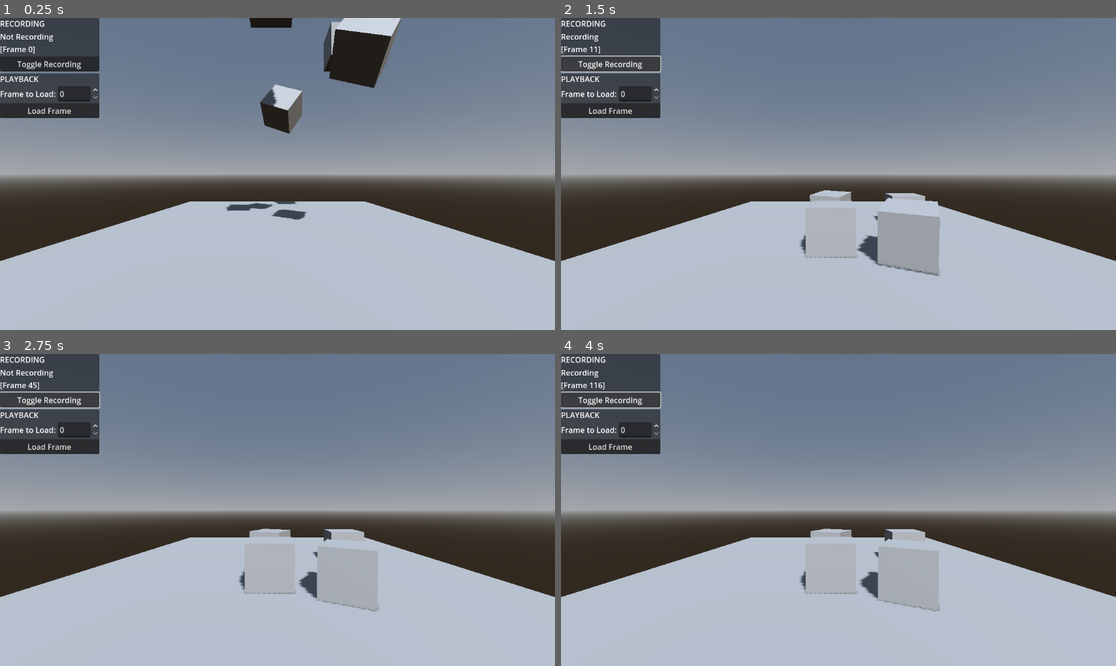
Above: before the commit, frames 1-4 (two rows, left to right).
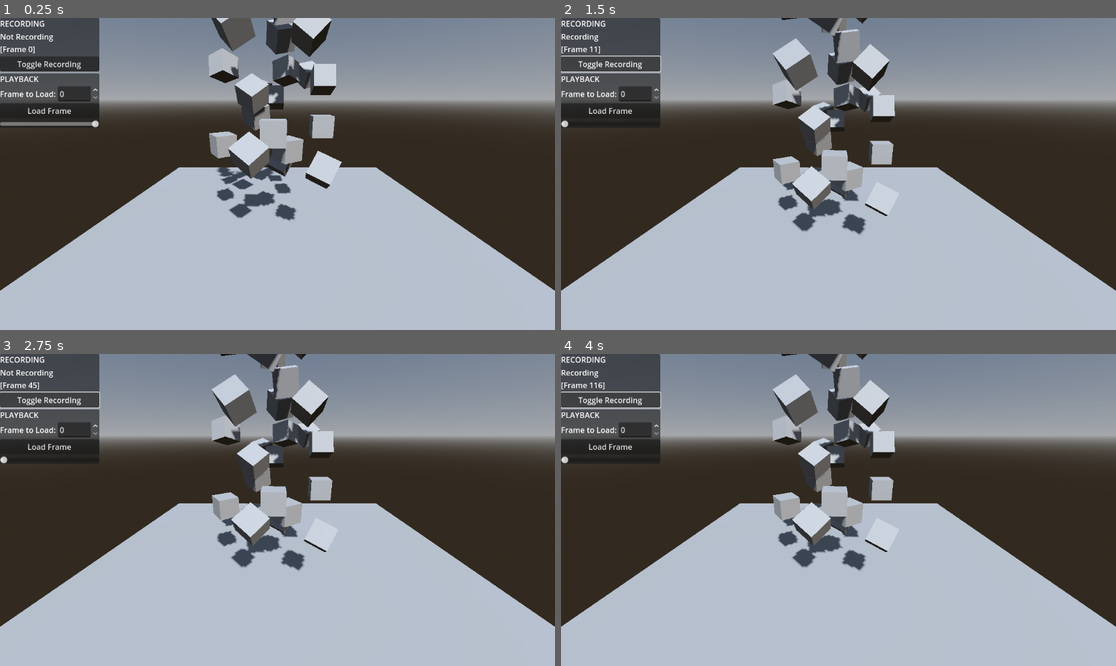
Above: after the commit, the same moments.

Repository: Brettehwarrior/fren-makes-a-movie
Game: Godot game, scene res://scenes/test/trent/state_recording/state_recording.tscn
Same seed, same stepped clock (60 frames per second), same inputs: the game is played once before the commit and once after it.
Inputs:
- Up to frame 1 (0.25 s): no input
- Up to frame 2 (1.5 s): click "Load Frame" at 0.5 s; click "Toggle Recording" at 1.25 s
- Up to frame 3 (2.75 s): click "Toggle Recording" at 2 s
- Up to frame 4 (4 s): click "Toggle Recording" at 2.75 s

The runs differ from the first frame. In frame 1, 48% of the frame differs, in the area x 0-100%, y 0-88%; in frame 2, 48%; in frame 3, 47%; in frame 4, 47%.
Error before the commit: Invalid access to property or key 'list' on a base object of type 'Nil'. (res://scenes/singleton/replay_manager/replay_manager.gd:89)
Error after the commit: Invalid access to property or key 'list' on a base object of type 'Nil'. (res://scenes/singleton/replay_manager/replay_manager.gd:91)

Commit message:
make the whole thing really freaking awesome

Diff:
--- a/scenes/objects/simple/simple_rigid_body.gd
+++ b/scenes/objects/simple/simple_rigid_body.gd
@@ -1,4 +1,12 @@
 extends RigidBody3D
+
+func _ready() -> void:
+	ReplayManager.started_playback.connect(_on_replay_manager_started_playback)
+
+
+func _on_replay_manager_started_playback() -> void:
+	freeze = true
+
 
 func _save_state() -> Dictionary:
 	var state = {}
@@ -8,11 +16,13 @@
 	state.angular_velocity = angular_velocity
 	return state
 
+
 func _load_state(state : Dictionary) -> void:
 	position = state.position
 	rotation = state.rotation
 	linear_velocity = state.linear_velocity
 	angular_velocity = state.angular_velocity
 
+
 func _tick() -> void:
 	pass #print("tick!")
--- a/scenes/singleton/replay_manager/replay_manager.gd
+++ b/scenes/singleton/replay_manager/replay_manager.gd
@@ -2,12 +2,14 @@
 
 signal started_recording
 signal stopped_recording
+signal started_playback
 
 @export var ticks_per_second : float = 60
 @onready var tick_rate : float = 1 / ticks_per_second
 var _time_since_last_tick : float = 0
 
 var _is_recording : bool = false
+var _is_playing_back : bool = false
 var _current_recording_frame : int = 0
 
 
@@ -110,8 +112,19 @@
 	stopped_recording.emit()
 
 
+func start_playback() -> void:
+	if _is_recording:
+		stop_recording()
+	started_playback.emit()
+
+
+func is_playing_back() -> bool:
+	return _is_playing_back
+
+
 func is_recording() -> bool:
 	return _is_recording
 
+
 func get_current_recording_frame() -> int:
 	return _current_recording_frame
--- a/scenes/test/trent/state_recording/state_recording.tscn
+++ b/scenes/test/trent/state_recording/state_recording.tscn
@@ -16,8 +16,12 @@
 
 [node name="StateRecording" type="Node3D"]
 
+[node name="CanvasLayer" type="CanvasLayer" parent="."]
+
+[node name="TestRecordingUI" parent="CanvasLayer" instance=ExtResource("2_kpg22")]
+
 [node name="Camera3D" type="Camera3D" parent="."]
-transform = Transform3D(1, 0, 0, 0, 1, 0, 0, 0, 1, 0, 2.16498, 6.95731)
+transform = Transform3D(1, 0, 0, 0, 0.939016, 0.343873, 0, -0.343873, 0.939016, 0, 7.5262, 10.4295)
 
 [node name="Lighting" type="Node3D" parent="."]
 
@@ -31,25 +35,107 @@
 [node name="Environment" type="Node3D" parent="."]
 
 [node name="Ground" type="StaticBody3D" parent="Environment"]
-transform = Transform3D(10.5994, 0, 0, 0, 1, 0, 0, 0, 10.5994, 0, 0, 0)
+transform = Transform3D(21.6993, 0, 0, 0, 1, 0, 0, 0, 21.6993, 0, 0, 0)
 
 [node name="CSGBox3D" type="CSGBox3D" parent="Environment/Ground"]
 
 [node name="CollisionShape3D" type="CollisionShape3D" parent="Environment/Ground"]
 shape = SubResource("BoxShape3D_hs12w")
 
-[node name="RigidBodyCube" parent="." instance=ExtResource("1_35tti")]
+[node name="Rigidbodies" type="Node3D" parent="."]
+
+[node name="RigidBodyCube" parent="Rigidbodies" instance=ExtResource("1_35tti")]
 transform = Transform3D(1, 0, 0, 0, 1, 0, 0, 0, 1, -0.154459, 6.58582, 2.41161)
 
-[node name="RigidBodyCube2" parent="." instance=ExtResource("1_35tti")]
+[node name="RigidBodyCube2" parent="Rigidbodies" instance=ExtResource("1_35tti")]
 transform = Transform3D(1, 0, 0, 0, 1, 0, 0, 0, 1, 2.1379, 6.58582, 0.262372)
 
-[node name="RigidBodyCube3" parent="." instance=ExtResource("1_35tti")]
+[node name="RigidBodyCube3" parent="Rigidbodies" instance=ExtResource("1_35tti")]
 transform = Transform3D(-0.0969662, 0.483693, -0.86985, 0.538332, 0.760582, 0.362923, 0.837136, -0.433077, -0.334138, 0.168108, 4.65854, 0.0184087)
 
-[node name="RigidBodyCube4" parent="." instance=ExtResource("1_35tti")]
+[node name="RigidBodyCube4" parent="Rigidbodies" instance=ExtResource("1_35tti")]
 transform = Transform3D(-0.0969662, 0.483693, -0.86985, 0.538332, 0.760582, 0.362923, 0.837136, -0.433077, -0.334138, 1.81534, 5.11259, 2.65557)
 
-[node name="CanvasLayer" type="CanvasLayer" parent="."]
+[node name="RigidBodyCube5" parent="Rigidbodies" instance=ExtResource("1_35tti")]
+transform = Transform3D(0.664932, 0.0326034, 0.746192, 0.491066, 0.73368, -0.469646, -0.562778, 0.678712, 0.471837, -0.99915, 5.88987, 3.23608)
 
-[node name="TestRecordingUI" parent="CanvasLayer" instance=ExtResource("2_kpg22")]
+[node name="RigidBodyCube6" parent="Rigidbodies" instance=ExtResource("1_35tti")]
+transform = Transform3D(0.664932, 0.0326034, 0.746192, 0.491066, 0.73368, -0.469646, -0.562778, 0.678712, 0.471837, -1.07862, 8.02495, 0.931899)
+
+[node name="RigidBodyCube7" parent="Rigidbodies" instance=ExtResource("1_35tti")]
+transform = Transform3D(0.577739, 0.0232626, -0.81589, -0.045811, 0.998942, -0.00395744, 0.814935, 0.0396631, 0.578194, -2.63328, 5.75822, 0.61728)
+
+[node name="RigidBodyCube8" parent="Rigidbodies" instance=ExtResource("1_35tti")]
+transform = Transform3D(0.577739, 0.0232626, -0.81589, -0.045811, 0.998942, -0.00395744, 0.814935, 0.0396631, 0.578194, 0.444642, 5.66171, 1.24273)
+
+[node name="RigidBodyCube9" parent="Rigidbodies" instance=ExtResource("1_35tti")]
+transform = Transform3D(1, 0, 0, 0, -0.932261, -0.361787, 0, 0.361787, -0.932261, -0.154459, 7.89616, -2.13152)
+
+[node name="RigidBodyCube10" parent="Rigidbodies" instance=ExtResource("1_35tti")]
+transform = Transform3D(1, 0, 0, 0, -0.932261, -0.361787, 0, 0.361787, -0.932261, 2.1379, 8.67372, -0.127876)
+
+[node name="RigidBodyCube11" parent="Rigidbodies" instance=ExtResource("1_35tti")]
+transform = Transform3D(-0.0969662, 0.483693, -0.86985, -0.804731, -0.552379, -0.217452, -0.585667, 0.678909, 0.442805, 0.168108, 10.5587, -0.597703)
+
+[node name="RigidBodyCube12" parent="Rigidbodies" instance=ExtResource("1_35tti")]
+transform = Transform3D(-0.0969662, 0.483693, -0.86985, -0.804731, -0.552379, -0.217452, -0.585667, 0.678909, 0.442805, 1.81534, 9.18133, -2.89196)
+
+[node name="RigidBodyCube13" parent="Rigidbodies" instance=ExtResource("1_35tti")]
+transform = Transform3D(0.664932, 0.0326033, 0.746192, -0.254196, -0.929531, 0.267128, 0.702317, -0.367301, -0.609787, -0.99915, 8.24668, -3.15193)
+
+[node name="RigidBodyCube14" parent="Rigidbodies" instance=ExtResource("1_35tti")]
+transform = Transform3D(0.664932, 0.0326033, 0.746192, -0.254196, -0.929531, 0.267128, 0.702317, -0.367301, -0.609787, -1.07862, 7.08985, -0.23139)
+
+[node name="RigidBodyCube15" parent="Rigidbodies" instance=ExtResource("1_35tti")]
+transform = Transform3D(0.577739, 0.0232626, -0.81589, -0.252125, -0.945624, -0.205494, -0.776305, 0.324428, -0.540459, -2.63328, 9.31686, -0.758156)
+
+[node name="RigidBodyCube16" parent="Rigidbodies" instance=ExtResource("1_35tti")]
+transform = Transform3D(0.577739, 0.0232626, -0.81589, -0.252125, -0.945624, -0.205494, -0.776305, 0.324428, -0.540459, 0.444642, 9.18055, -1.37616)
+
+[node name="RigidBodyCube17" parent="Rigidbodies" instance=ExtResource("1_35tti")]
+transform = Transform3D(-0.993816, 0, -0.111035, -0.110871, 0.0543576, 0.992347, 0.00603562, 0.998522, -0.0540215, -0.188161, 15.6334, -0.844303)
+
+[node name="RigidBodyCube18" parent="Rigidbodies" instance=ExtResource("1_35tti")]
+transform = Transform3D(-0.993816, 0, -0.111035, -0.110871, 0.0543576, 0.992347, 0.00603562, 0.998522, -0.0540215, -2.22771, 13.2465, -0.714362)
+
+[node name="RigidBodyCube19" parent="Rigidbodies" instance=ExtResource("1_35tti")]
+transform = Transform3D(0.00341492, -0.432615, 0.901572, 0.870742, -0.442047, -0.215412, 0.491728, 0.785773, 0.375187, -0.243004, 13.118, -2.6375)
+
+[node name="RigidBodyCube20" parent="Rigidbodies" instance=ExtResource("1_35tti")]
+transform = Transform3D(0.00341492, -0.432615, 0.901572, 0.870742, -0.442047, -0.215412, 0.491728, 0.785773, 0.375187, -2.17287, 15.577, -2.31664)
+
+[node name="RigidBodyCube21" parent="Rigidbodies" instance=ExtResource("1_35tti")]
+transform = Transform3D(-0.598332, -0.107763, -0.793968, -0.6055, 0.709785, 0.359966, 0.524756, 0.696127, -0.489938, 0.55976, 16.5074, -1.58886)
+
+[node name="RigidBodyCube22" parent="Rigidbodies" instance=ExtResource("1_35tti")]
+transform = Transform3D(-0.598332, -0.107763, -0.793968, -0.6055, 0.709785, 0.359966, 0.524756, 0.696127, -0.489938, 0.894589, 14.3457, 0.667059)
+
+[node name="RigidBodyCube23" parent="Rigidbodies" instance=ExtResource("1_35tti")]
+transform = Transform3D(-0.664653, -0.0275228, 0.746645, 0.742153, 0.0910805, 0.664012, -0.0862803, 0.995463, -0.0401109, 2.47457, 14.0827, -1.5887)
+
+[node name="RigidBodyCube24" parent="Rigidbodies" instance=ExtResource("1_35tti")]
+transform = Transform3D(-0.664653, -0.0275228, 0.746645, 0.742153, 0.0910805, 0.664012, -0.0862803, 0.995463, -0.0401109, -0.653771, 14.3568, -1.70028)
+
+[node name="RigidBodyCube25" parent="Rigidbodies" instance=ExtResource("1_35tti")]
+transform = Transform3D(-0.993816, -0.0401712, 0.103514, -0.110871, 0.308343, -0.944792, 0.00603563, -0.950427, -0.31089, 0.316287, 11.1963, 0.709527)
+
+[node name="RigidBodyCube26" parent="Rigidbodies" instance=ExtResource("1_35tti")]
+transform = Transform3D(-0.993816, -0.0401712, 0.103514, -0.110871, 0.308343, -0.944792, 0.00603563, -0.950427, -0.31089, -2.18438, 12.9727, 1.39154)
+
+[node name="RigidBodyCube27" parent="Rigidbodies" instance=ExtResource("1_35tti")]
+transform = Transform3D(0.161396, -0.556085, 0.815304, -0.614177, 0.59006, 0.524037, -0.772488, -0.585319, -0.246301, -0.174594, 12.8273, 3.28723)
+
+[node name="RigidBodyCube28" parent="Rigidbodies" instance=ExtResource("1_35tti")]
+transform = Transform3D(0.161396, -0.556085, 0.815304, -0.614177, 0.59006, 0.524037, -0.772488, -0.585319, -0.246301, -1.55689, 10.2931, 2.04577)
+
+[node name="RigidBodyCube29" parent="Rigidbodies" instance=ExtResource("1_35tti")]
+transform = Transform3D(-0.738803, 0.0083817, -0.673869, 0.609403, -0.418632, -0.673331, -0.287747, -0.908117, 0.304179, 1.26906, 10.2964, 1.10956)
+
+[node name="RigidBodyCube30" parent="Rigidbodies" instance=ExtResource("1_35tti")]
+transform = Transform3D(-0.738803, 0.0083817, -0.673869, 0.609403, -0.418632, -0.673331, -0.287747, -0.908117, 0.304179, 1.02375, 13.1405, -0.203813)
+
+[node name="RigidBodyCube31" parent="Rigidbodies" instance=ExtResource("1_35tti")]
+transform = Transform3D(-0.487969, -0.0591418, 0.870855, -0.848124, 0.267964, -0.457034, -0.206328, -0.961612, -0.180918, 2.62729, 12.9112, 2.03897)
+
+[node name="RigidBodyCube32" parent="Rigidbodies" instance=ExtResource("1_35tti")]
+transform = Transform3D(-0.487969, -0.0591418, 0.870855, -0.848124, 0.267964, -0.457034, -0.206328, -0.961612, -0.180918, -0.362982, 11.9492, 1.95483)
--- a/scenes/test/trent/state_recording/test_recording_ui.gd
+++ b/scenes/test/trent/state_recording/test_recording_ui.gd
@@ -2,9 +2,11 @@
 
 @export var recording_status_label : Label
 @export var frame_spin_box : SpinBox
+@export var frame_slider : Slider
 
 func _process(_delta: float) -> void:
 	frame_spin_box.max_value = ReplayManager.get_current_recording_frame() - 1
+	frame_slider.max_value = ReplayManager.get_current_recording_frame() - 1
 
 	if ReplayManager.is_recording():
 		recording_status_label.text = "Recording\n[Frame %d]" % ReplayManager.get_current_recording_frame()
@@ -20,4 +22,15 @@
 
 
 func _on_load_frame_button_pressed() -> void:
-	ReplayManager.load_game_state(int(frame_spin_box.value))
+	_load_game_state(int(frame_spin_box.value))
+
+
+func _on_frame_slider_value_changed(value: float) -> void:
+	frame_spin_box.value = value
+	_load_game_state(int(value))
+
+
+func _load_game_state(frame : int) -> void:
+	ReplayManager.load_game_state(frame)
+	if not ReplayManager.is_playing_back():
+		ReplayManager.start_playback()
--- a/scenes/test/trent/state_recording/test_recording_ui.tscn
+++ b/scenes/test/trent/state_recording/test_recording_ui.tscn
@@ -2,7 +2,7 @@
 
 [ext_resource type="Script" uid="uid://br5h7tmns6bjs" path="res://scenes/test/trent/state_recording/test_recording_ui.gd" id="1_5m0rh"]
 
-[node name="TestRecordingUI" type="Control" node_paths=PackedStringArray("recording_status_label", "frame_spin_box")]
+[node name="TestRecordingUI" type="Control" node_paths=PackedStringArray("recording_status_label", "frame_spin_box", "frame_slider")]
 layout_mode = 3
 anchors_preset = 0
 offset_right = 40.0
@@ -10,6 +10,7 @@
 script = ExtResource("1_5m0rh")
 recording_status_label = NodePath("VBoxContainer/PanelContainer/HBoxContainer/RecordingStatusLabel")
 frame_spin_box = NodePath("VBoxContainer/PanelContainer2/HBoxContainer/HBoxContainer/FrameSpinBox")
+frame_slider = NodePath("VBoxContainer/PanelContainer2/HBoxContainer/FrameSlider")
 
 [node name="VBoxContainer" type="VBoxContainer" parent="."]
 offset_right = 40.0
@@ -57,5 +58,9 @@
 layout_mode = 2
 text = "Load Frame"
 
+[node name="FrameSlider" type="HSlider" parent="VBoxContainer/PanelContainer2/HBoxContainer"]
+layout_mode = 2
+
 [connection signal="pressed" from="VBoxContainer/PanelContainer/HBoxContainer/ToggleRecordingButton" to="." method="_on_toggle_recording_button_pressed"]
 [connection signal="pressed" from="VBoxContainer/PanelContainer2/HBoxContainer/LoadFrameButton" to="." method="_on_load_frame_button_pressed"]
+[connection signal="value_changed" from="VBoxContainer/PanelContainer2/HBoxContainer/FrameSlider" to="." method="_on_frame_slider_value_changed"]
